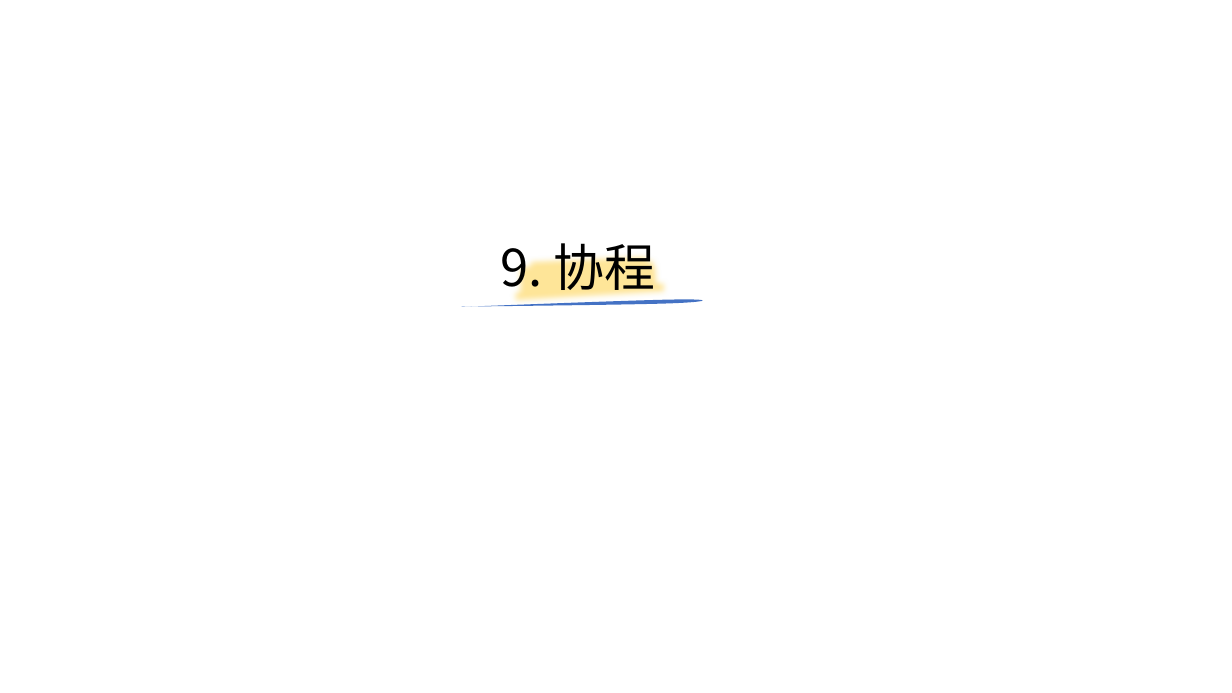
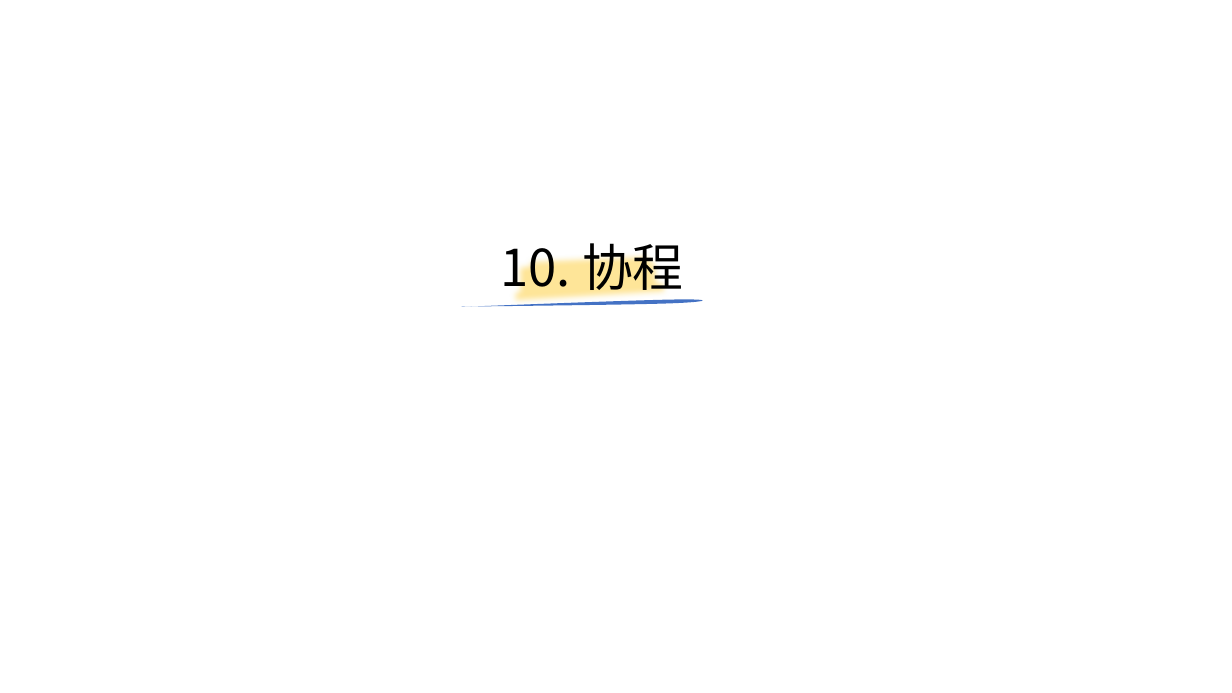
Before and after one commit to yiwenliu/CorePython, a slide deck: slide 83 of PPT/CorePython.pptx (slide 79 before the commit). Drawn at 1232x693 pixels with LibreOffice and Linux fonts; fonts in the diff are those of the drawing. Boxes give left, top, right and bottom in pixels: in the first picture for what was removed or moved away, otherwise in the second. Text is boxed around its words. In the diff, an @@ line names an element or a change of style, - is before the commit and + after.

```diff
--- a/PPT/CorePython.pptx
+++ b/PPT/CorePython.pptx
@@ title at box(500, 235, 684, 300): text changed @@
-9. 协程
+10. 协程
```
Also in this commit, not shown: 6 other slides changed, 17 slides added, 6 other files.
